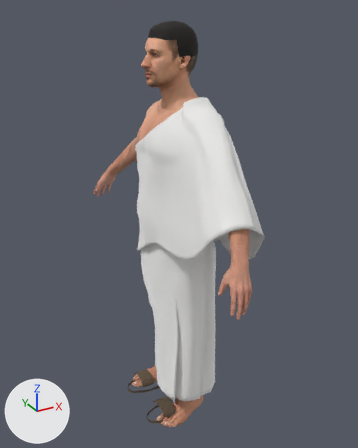
Before and after pictures for a commit that changed the glTF model src/VRHaji.Web/wwwroot/assets/characters/outfits/man-ihram.glb.
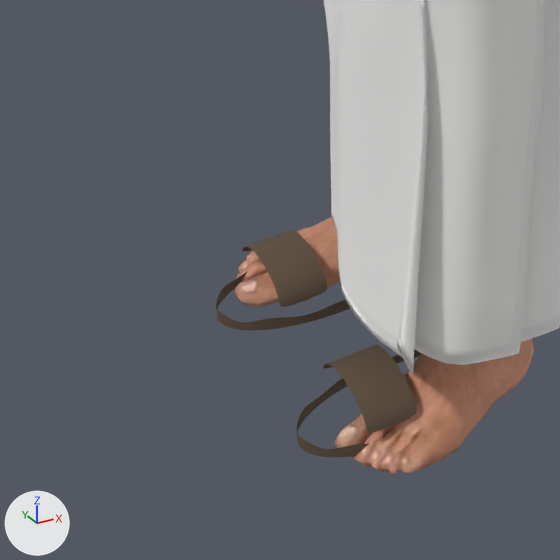
Each version appears first whole from a 50 mm camera at (-0.937, -1.795, 1.847) aimed at (0.056, 0.01, 0.944), and next in a close-up on the part from 21% to 59% of the width and 70% to 100% of the height. The lights are fixed; the arrows at lower left show +X, +Y and +Z. The older version's two pictures come first. Where no turn or scale is listed for an object, it has been applied to the vertices.

Objects in the first close-up: 'Ihram_Izar', 'Sandal_L', 'Sandal_R', 'Sandal_Strap_L', 'Sandal_Strap_R', 'Skin_Feet'.
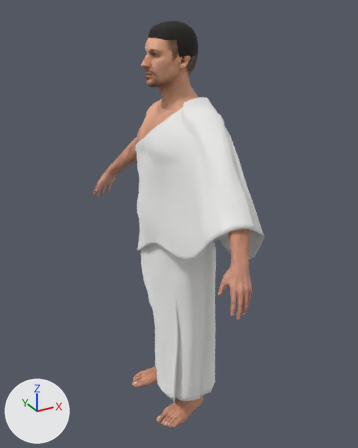
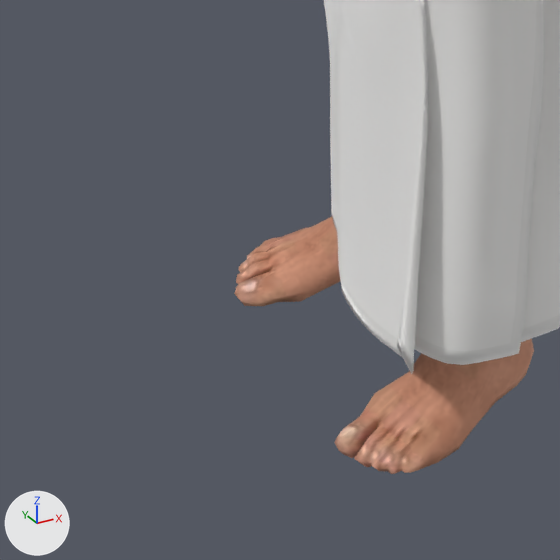
Changed parts and their boxes [x1, y1, x2, y2] in the close-ups (560 x 560 px):
'Sandal_Strap_L', deleted (brown): before [323, 345, 417, 433]
'Sandal_Strap_R', deleted (brown): before [242, 230, 327, 307]
'Sandal_R', deleted (brown): before [216, 272, 350, 330]
'Sandal_L', deleted: before [297, 349, 421, 457]

Edits to the bpy script that builds the scene:
```text
Remove ob_sandal_l:
    ob_sandal_l = bpy.data.objects.new('Sandal_L', me_sandal_l)
    ob_sandal_l.location = (0.0, -0.001, 0.895)
Remove ob_sandal_r:
    ob_sandal_r = bpy.data.objects.new('Sandal_R', me_sandal_r)
    ob_sandal_r.location = (0.0, -0.001, 0.895)
Remove ob_sandal_strap_l:
    ob_sandal_strap_l = bpy.data.objects.new('Sandal_Strap_L', me_sandal_strap_l)
    ob_sandal_strap_l.location = (0.0, -0.001, 0.895)
Remove ob_sandal_strap_r:
    ob_sandal_strap_r = bpy.data.objects.new('Sandal_Strap_R', me_sandal_strap_r)
    ob_sandal_strap_r.location = (0.0, -0.001, 0.895)
```
